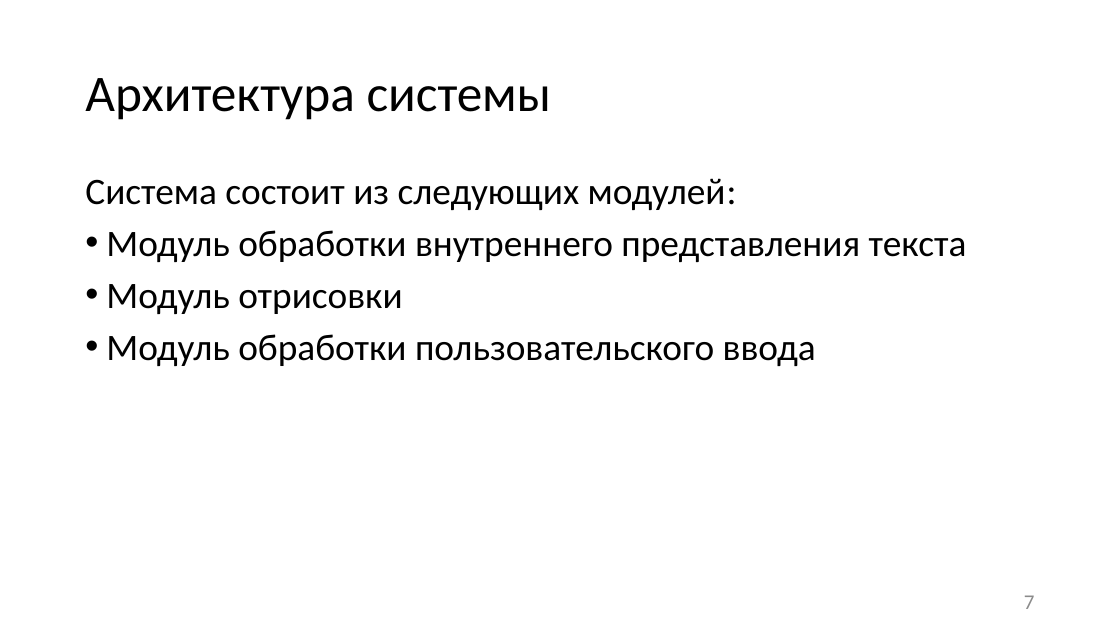
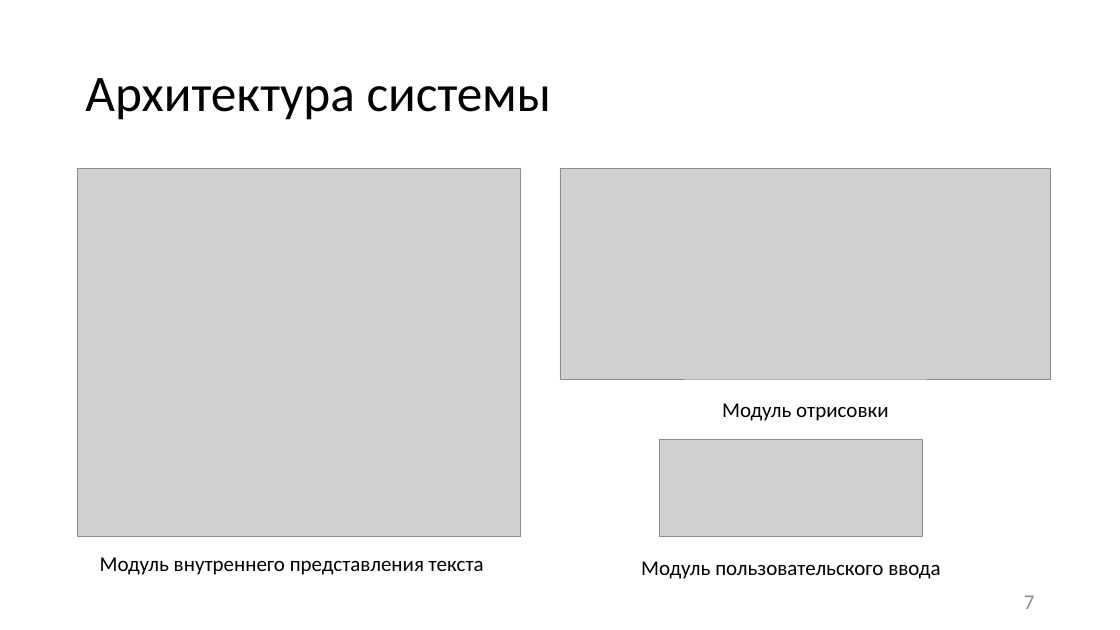
Before and after one commit to kutselabskii/diploma, a slide deck: slide 7 of Презентация.pptx. Drawn at 1120x630 pixels with LibreOffice and Linux fonts; fonts in the diff are those of the drawing; grey boxes stand for pictures. Boxes give left, top, right and bottom in pixels: in the first picture for what was removed or moved away, otherwise in the second. Text is boxed around its words. In the diff, an @@ line names an element or a change of style, - is before the commit and + after.

```diff
--- a/Презентация.pptx
+++ b/Презентация.pptx
@@ picture added at (77, 168, 521, 537) @@
@@ text removed at (85, 178, 967, 366) @@
-Система состоит из следующих модулей:
-• Модуль обработки внутреннего представления текста
-• Модуль отрисовки
-• Модуль обработки пользовательского ввода
@@ picture added at (560, 168, 1051, 379) @@
@@ text added at (722, 403, 888, 421), 18 pt, text #000000 @@
+Модуль отрисовки
@@ picture added at (660, 439, 923, 537) @@
@@ text added at (100, 557, 484, 575), 18 pt, text #000000 @@
+Модуль внутреннего представления текста
@@ text added at (641, 561, 940, 579), 18 pt, text #000000 @@
+Модуль пользовательского ввода
```
Also in this commit, not shown: 7 other slides changed, 2 slides added, 14 other files.
